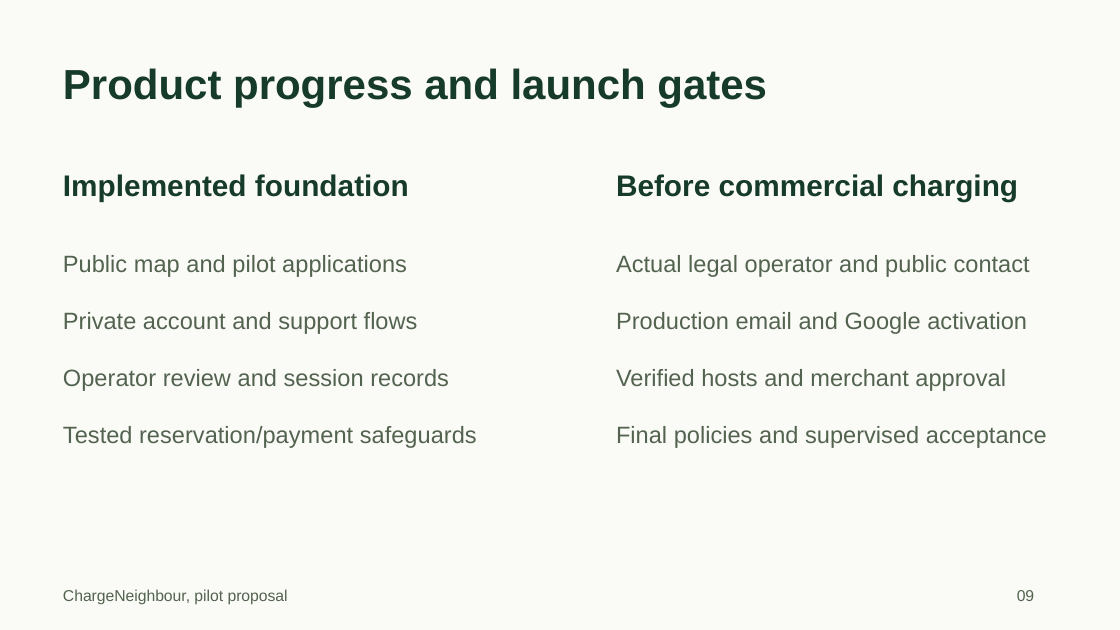
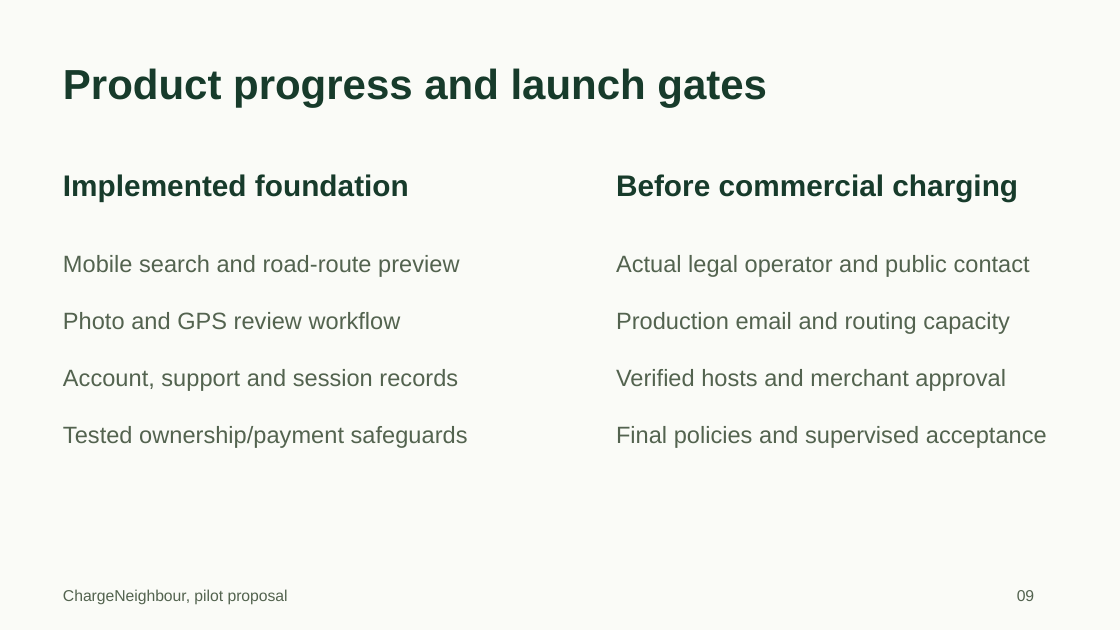
Before and after one commit to siddarthabm123/chargeneighbour, a slide deck: slide 9 of public/ChargeNeighbour-pilot-pitch.pptx. Drawn at 1120x630 pixels with LibreOffice and Linux fonts; fonts in the diff are those of the drawing. Boxes give left, top, right and bottom in pixels: in the first picture for what was removed or moved away, otherwise in the second. Text is boxed around its words. In the diff, an @@ line names an element or a change of style, - is before the commit and + after.

Commit message:
Ship mobile-first discovery and permissioned host photo release

```diff
--- a/public/ChargeNeighbour-pilot-pitch.pptx
+++ b/public/ChargeNeighbour-pilot-pitch.pptx
@@ text at box(63, 255, 468, 448): text changed @@
-Public map and pilot applications
-Private account and support flows
-Operator review and session records
-Tested reservation/payment safeguards
+Mobile search and road-route preview
+Photo and GPS review workflow
+Account, support and session records
+Tested ownership/payment safeguards
@@ text at box(616, 312, 1010, 334): text changed @@
-Production email and Google activation
+Production email and routing capacity
```
Also in this commit, not shown: 1 other slide changed, 31 other files.
